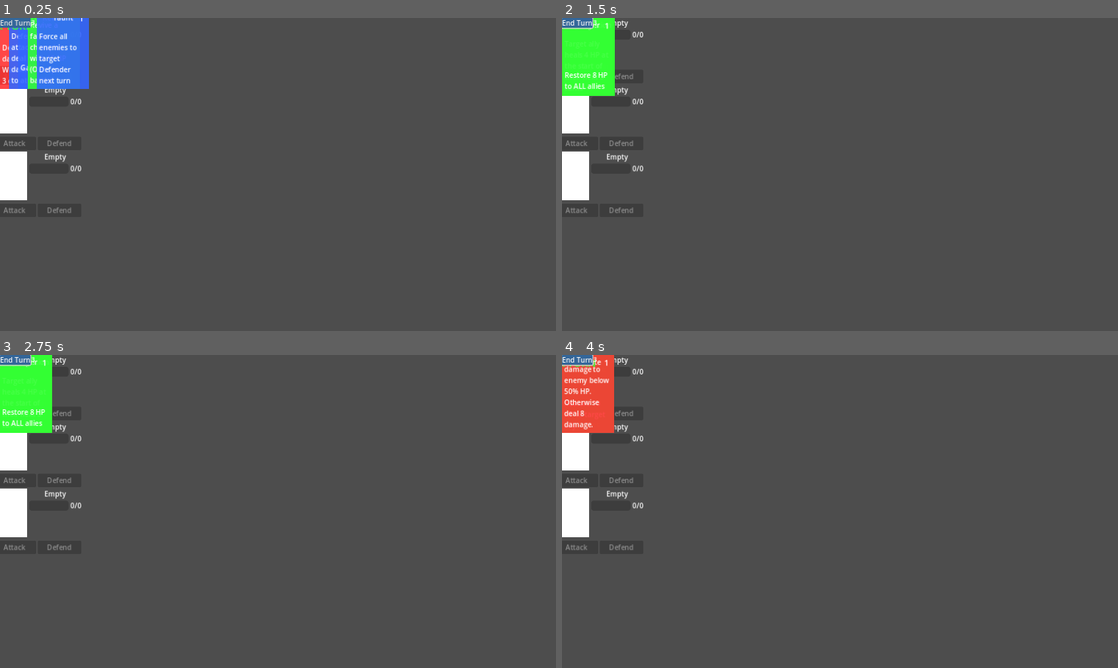
Above: before the commit, frames 1-4 (two rows, left to right).
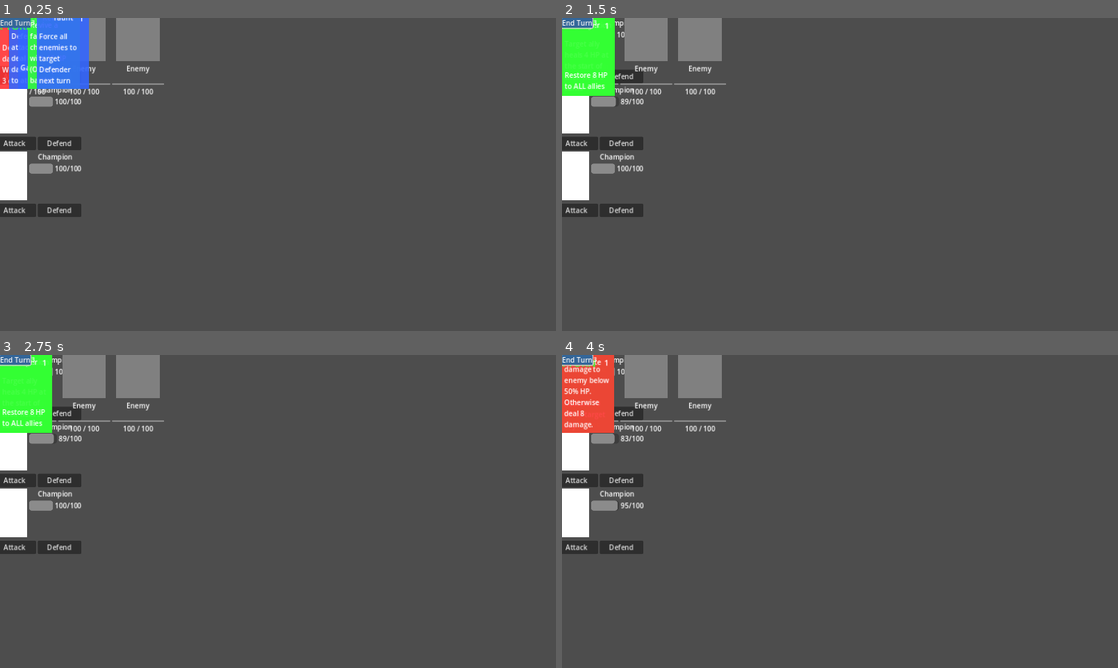
Above: after the commit, the same moments.

Repository: DaveEstey/als-tavern
Game: Godot game, scene res://scenes/battle/battle_scene.tscn
Same seed, same stepped clock (60 frames per second), same inputs: the game is played once before the commit and once after it. This scene is started directly instead of the project's main scene.
Inputs (mouse positions are in pixels of both pictures, inside the frame that each line leads up to):
- Up to frame 1 (0.25 s): no input
- Up to frame 2 (1.5 s): click "End Turn" at 0.5 s; click (578, 77) at 1.25 s, where only the run after the commit has a clickable "Attack"
- Up to frame 3 (2.75 s): click (61, 414) at 2 s, where only the run after the commit has a clickable "Defend"
- Up to frame 4 (4 s): click "End Turn" at 2.75 s; click (578, 414) at 3.5 s, where only the run after the commit has a clickable "Attack"

The runs differ from the first frame. In frame 1, 2.4% of the frame differs, in the area x 0-30%, y 0-63%; in frame 2, 3.2%; in frame 3, 3.2%; in frame 4, 3.2%.
Error before the commit: Invalid call to function 'update_display' in base 'Control (ChampionDisplay)'. Expected 0 arguments. (res://scripts/battle/battle_scene.gd:313)
Error after the commit: Invalid call to function 'update_display' in base 'Control (enemy_display.gd)'. Expected 0 arguments. (res://scripts/battle/battle_scene.gd:338)

Commit message:
Fix warnings and battle scene initialization errors
Fixed 8 unused parameter warnings by prefixing with underscore:
- card.gd:321 - _execute_taunt() _targets parameter
- card.gd:328 - _execute_counter() _targets parameter
- card.gd:335 - _execute_revive() _caster parameter
- card.gd:345 - _execute_regen() _caster parameter
- card.gd:354 - _execute_cleanse_and_heal() _caster parameter
- card.gd:379 - _execute_block_and_thorns() _targets parameter
- card.gd:387 - _execute_block_and_buff() _targets parameter
- battle_scene.gd:220 - _on_card_played() _targets parameter

Fixed champion.gd PartyManager autoload access:
- Changed from get_tree().root.get_child(0).get_node_or_null()
- To proper has_node("/root/PartyManager") pattern (line 26-27)

Fixed battle_scene.gd update_display() signature mismatch:
- ChampionDisplay.update_display() expects 0 arguments
- Added call to initialize(champion, i) before update_display()
- This sets the champion reference before updating visuals (lines 312-318)

Fixed missing enemy data error:
- Changed default test enemies from ["goblin", "skeleton"]
- To ["goblin_scout", "skeleton_warrior"] (actual IDs in enemies.json)
- Line 112 in battle_scene.gd

All errors and warnings should now be resolved.

Diff:
--- a/scripts/battle/battle_scene.gd
+++ b/scripts/battle/battle_scene.gd
@@ -109,7 +109,7 @@
 
 		if enemy_ids.is_empty():
 			push_warning("No enemies set in GameManager, using default test enemies")
-			enemy_ids = ["goblin", "skeleton"]
+			enemy_ids = ["goblin_scout", "skeleton_warrior"]
 
 		battle_manager.initialize_battle(enemy_ids)
 	else:
@@ -217,7 +217,7 @@
 
 
 ## Called when a card is played
-func _on_card_played(card: Card, caster: Champion, targets: Array) -> void:
+func _on_card_played(card: Card, caster: Champion, _targets: Array) -> void:
 	print("BattleScene: Card played - %s by %s" % [card.card_name, caster.champion_name])
 
 	# TODO: Show card play animation
@@ -309,8 +309,13 @@
 		var display = champion_displays[i]
 		var champion = battle_manager.champions[i]
 
+		if display and display.has_method("initialize"):
+			# Initialize display with champion reference
+			display.initialize(champion, i)
+
 		if display and display.has_method("update_display"):
-			display.update_display(champion)
+			# Update the display visuals
+			display.update_display()
 		elif display:
 			# Fallback if display doesn't have update_display method
 			# Hide or show based on champion existence
--- a/scripts/battle/card.gd
+++ b/scripts/battle/card.gd
@@ -318,21 +318,21 @@
 	return true
 
 
-func _execute_taunt(caster: Champion, targets: Array) -> bool:
+func _execute_taunt(caster: Champion, _targets: Array) -> bool:
 	## Execute taunt effect
 	## Add taunt buff to caster (enemies will target this champion next turn)
 	caster.add_buff("taunt", 1, duration if duration > 0 else 1)
 	return true
 
 
-func _execute_counter(caster: Champion, targets: Array) -> bool:
+func _execute_counter(caster: Champion, _targets: Array) -> bool:
 	## Execute counter effect
 	## Add counter buff (when hit, deal damage back to attacker)
 	caster.add_buff("counter", value, duration if duration > 0 else 1)
 	return true
 
 
-func _execute_revive(caster: Champion, targets: Array) -> bool:
+func _execute_revive(_caster: Champion, targets: Array) -> bool:
 	## Execute revive effect
 	## Revive a fallen champion with specified HP
 	for target in targets:
@@ -342,7 +342,7 @@
 	return false
 
 
-func _execute_regen(caster: Champion, targets: Array) -> bool:
+func _execute_regen(_caster: Champion, targets: Array) -> bool:
 	## Execute regeneration effect
 	## Target heals specified amount per turn for duration
 	for target in targets:
@@ -351,7 +351,7 @@
 	return true
 
 
-func _execute_cleanse_and_heal(caster: Champion, targets: Array) -> bool:
+func _execute_cleanse_and_heal(_caster: Champion, targets: Array) -> bool:
 	## Execute cleanse and heal effect
 	## Remove all debuffs from target and heal
 	for target in targets:
@@ -376,7 +376,7 @@
 	return true
 
 
-func _execute_block_and_thorns(caster: Champion, targets: Array) -> bool:
+func _execute_block_and_thorns(caster: Champion, _targets: Array) -> bool:
 	## Execute block and thorns effect
 	## Grant block to caster and apply thorns (attackers take damage)
 	caster.add_block(block_value)
@@ -384,7 +384,7 @@
 	return true
 
 
-func _execute_block_and_buff(caster: Champion, targets: Array) -> bool:
+func _execute_block_and_buff(caster: Champion, _targets: Array) -> bool:
 	## Execute block and buff effect
 	## Grant block to caster and buff for next turn
 	caster.add_block(block_value)
--- a/scripts/champions/champion.gd
+++ b/scripts/champions/champion.gd
@@ -23,8 +23,9 @@
 
 func _ready() -> void:
 	# Get reference to PartyManager (autoload)
-	party_manager = get_tree().root.get_child(0).get_node_or_null("PartyManager")
-	if not party_manager:
+	if has_node("/root/PartyManager"):
+		party_manager = get_node("/root/PartyManager")
+	else:
 		push_error("PartyManager not found. Make sure it's set up as an autoload.")
 
 
